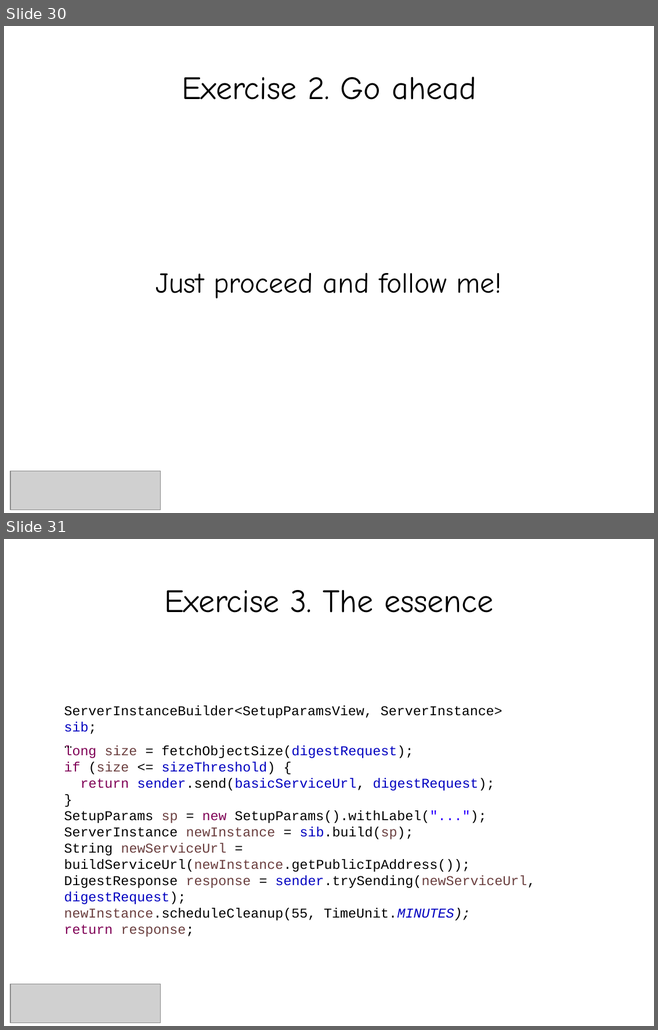
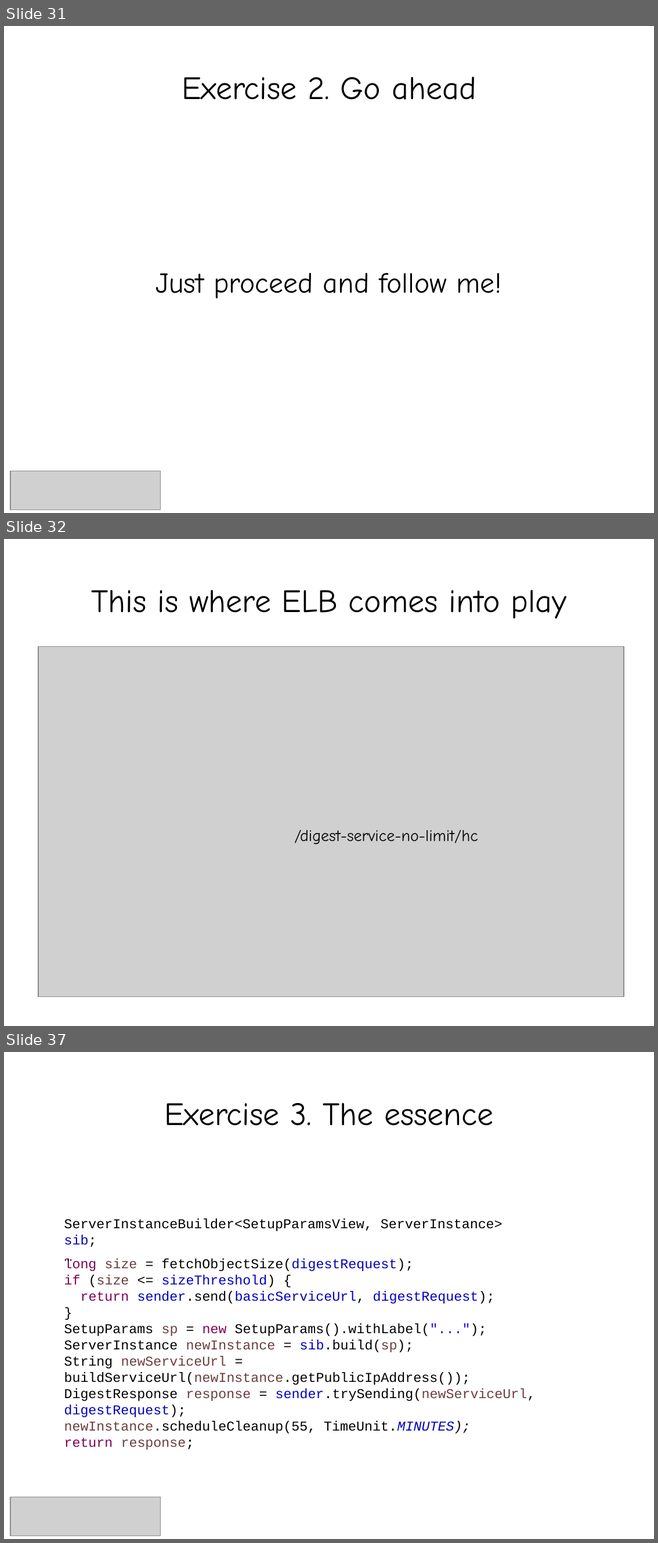
Before and after one commit to smolnik/diagrams, a slide deck: presentations/aws_ha_workshops.pptx. Shown one above the other, each under a label of ours: slides 30 and 31 before the commit, slides 31, 32 and 37 after it; the slides between them are not shown. The pictures are 658x1030 and 658x1543 pixels, drawn with LibreOffice and Linux fonts; fonts in the diff are those of the drawing; grey boxes stand for pictures. Boxes give left, top, right and bottom in pixels: in the first picture for what was removed or moved away, otherwise in the second. Text is boxed around its words. In the diff, an @@ line names an element or a change of style, - is before the commit and + after.

```diff
--- a/presentations/aws_ha_workshops.pptx
+++ b/presentations/aws_ha_workshops.pptx
@@ slide 32 added at [4,539,654,1026], background #FFFFFF @@
@@ title added at [92,590,566,618], 36 pt, text #000000 @@
+This is where ELB comes into play
@@ picture added at [38,647,623,998] @@
@@ text added at [294,830,477,845], 18 pt, text #000000 @@
+/digest-service-no-limit/hc
@@ what was slide 30 is now slide 31 @@
@@ what was slide 31 is now slide 37 @@
```
Also in this commit, not shown: 2 slides changed, 5 other slides added.
